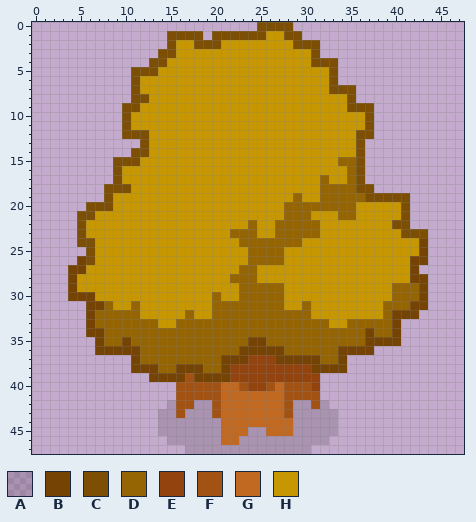
File history of a pixel-art sprite, Roguelike_unity/Assets/Art/Environment/Tree.png. The picture above was drawn from the file before the commit.
The file is 48x48 pixels.
Palette (. is transparent): A #00000023  B #754303  C #7d4f04  D #956403  E #92430e  F #a25313  G #c16921  H #c69700
The same view after the edit:
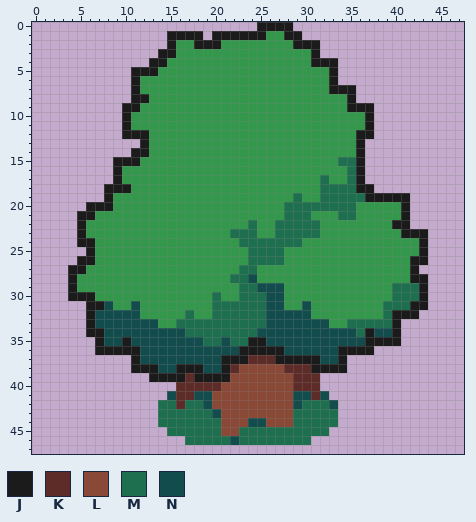
Colours new in this view: J #1b1b1b  K #5d2c28  L #8a4836  M #1e6f50  N #134c4c
Edits made:
@@ palette @@
-H #c69700
+H #33984b
@@ x 0..47 @@
- 0 .........................CCCC...................
- 1 ...............CCCC.CCCCCCHHCC..................
- 2 ...............CHHCCCHHHHHHHHCCC................
- 3 ..............CCHHHHHHHHHHHHHHHC................
- 4 .............CCHHHHHHHHHHHHHHHHCCC..............
- 5 ...........CCCHHHHHHHHHHHHHHHHHHHC..............
- 6 ...........CHHHHHHHHHHHHHHHHHHHHHC..............
- 7 ...........CHHHHHHHHHHHHHHHHHHHHHCCC............
- 8 ...........CCHHHHHHHHHHHHHHHHHHHHHHC............
- 9 ..........CCHHHHHHHHHHHHHHHHHHHHHHHCCC..........
-10 ..........CHHHHHHHHHHHHHHHHHHHHHHHHHHC..........
-11 ..........CHHHHHHHHHHHHHHHHHHHHHHHHHHC..........
-12 ..........CCCHHHHHHHHHHHHHHHHHHHHHHHCC..........
-13 ............CHHHHHHHHHHHHHHHHHHHHHHHC...........
-14 ...........CCHHHHHHHHHHHHHHHHHHHHHHHC...........
-15 .........CCCHHHHHHHHHHHHHHHHHHHHHHDDC...........
-16 .........CHHHHHHHHHHHHHHHHHHHHHHHHHDC...........
-17 .........CHHHHHHHHHHHHHHHHHHHHHHDHHDC...........
-18 ........CCCHHHHHHHHHHHHHHHHHHHHHDDDDCC..........
-19 ........CHHHHHHHHHHHHHHHHHHHHDHHDDDDDCCCCC......
-20 ......CCCHHHHHHHHHHHHHHHHHHHDDDDDDDDHHHHHC......
-21 .....CCHHHHHHHHHHHHHHHHHHHHHDDDHHHDDHHHHHC......
-22 .....CHHHHHHHHHHHHHHHHHHDHHDDDDDHHHHHHHHCC......
-23 .....CHHHHHHHHHHHHHHHHDDDHHDDDDDHHHHHHHHHCCC....
-24 .....CCHHHHHHHHHHHHHHHHDDDDDDDHHHHHHHHHHHHHB....
-25 ......CHHHHHHHHHHHHHHHHHDDDDHHHHHHHHHHHHHHHB....
-26 .....BCHHHHHHHHHHHHHHHHHDDDDHHHHHHHHHHHHHHBB....
-27 ....BBHHHHHHHHHHHHHHHHHDDHHHHHHHHHHHHHHHHHB.....
-28 ....BHHHHHHHHHHHHHHHHHDDDHHHHHHHHHHHHHHHHHBB....
-29 ....BHHHHHHHHHHHHHHHHHHDDDDDHHHHHHHHHHHHDDDB....
-30 ....BBBHHHHHHHHHHHHHDHHDDDDDHHHHHHHHHHHHDDDB....
-31 ......BBDHHDHHHHHHHHDDDDDDDDHHDHHHHHHHHDDDBB....
-32 ......BDDDDDHHHHHDHHDDDDDDDDDDDHHHHHHHHDBBB.....
-33 ......BDDDDDDDHHDDDDDDDDDDDDDDDDDHHDDDDDB.......
-34 ......BBDDDDDDDDDDDDDDDDDDDDDDDDDDDDDBDDB.......
-35 .......BDDBDDDDDDDDDDDDDBBDDDDDDDDDDDBBBB.......
-36 .......BBBBBDDDDDDDDDDDBBBBBDDDDDDBBBB..........
-37 ...........BDDDDDDDDDBBBEEEBBBBBDDB.............
-38 ...........BBBDDBBBDDBEEEEEEEEEBBBB.............
-39 .............BBBBFBBBBEEEEEEEEEE................
-40 ................FFFFFGGFEEFGFFFE................
-41 ................FFFFFGGGGGGGFFFF................
-42 ...............AFFAAFGGGGGGGFAAFA...............
-43 ..............AAFAAAFGGGGGGGFAAAAA..............
-44 ..............AAAAAAAGGGGGGGGAAAAA..............
-45 ..............AAAAAAAGGGAAGGGAAAAA..............
-46 ...............AAAAAAGGAAAAAAAAAA...............
-47 .................AAAAAAAAAAAAAA.................
+ 0 .........................JJJJ...................
+ 1 ...............JJJJ.JJJJJJHHJJ..................
+ 2 ...............JHHJJJHHHHHHHHJJJ................
+ 3 ..............JJHHHHHHHHHHHHHHHJ................
+ 4 .............JJHHHHHHHHHHHHHHHHJJJ..............
+ 5 ...........JJJHHHHHHHHHHHHHHHHHHHJ..............
+ 6 ...........JHHHHHHHHHHHHHHHHHHHHHJ..............
+ 7 ...........JHHHHHHHHHHHHHHHHHHHHHJJJ............
+ 8 ...........JJHHHHHHHHHHHHHHHHHHHHHHJ............
+ 9 ..........JJHHHHHHHHHHHHHHHHHHHHHHHJJJ..........
+10 ..........JHHHHHHHHHHHHHHHHHHHHHHHHHHJ..........
+11 ..........JHHHHHHHHHHHHHHHHHHHHHHHHHHJ..........
+12 ..........JJJHHHHHHHHHHHHHHHHHHHHHHHJJ..........
+13 ............JHHHHHHHHHHHHHHHHHHHHHHHJ...........
+14 ...........JJHHHHHHHHHHHHHHHHHHHHHHHJ...........
+15 .........JJJHHHHHHHHHHHHHHHHHHHHHHMMJ...........
+16 .........JHHHHHHHHHHHHHHHHHHHHHHHHHMJ...........
+17 .........JHHHHHHHHHHHHHHHHHHHHHHMHHMJ...........
+18 ........JJJHHHHHHHHHHHHHHHHHHHHHMMMMJJ..........
+19 ........JHHHHHHHHHHHHHHHHHHHHMHHMMMMMJJJJJ......
+20 ......JJJHHHHHHHHHHHHHHHHHHHMMMMMMMMHHHHHJ......
+21 .....JJHHHHHHHHHHHHHHHHHHHHHMMMHHHMMHHHHHJ......
+22 .....JHHHHHHHHHHHHHHHHHHMHHMMMMMHHHHHHHHJJ......
+23 .....JHHHHHHHHHHHHHHHHMMMHHMMMMMHHHHHHHHHJJJ....
+24 .....JJHHHHHHHHHHHHHHHHMMMMMMMHHHHHHHHHHHHHJ....
+25 ......JHHHHHHHHHHHHHHHHHMMMMHHHHHHHHHHHHHHHJ....
+26 .....JJHHHHHHHHHHHHHHHHHMMMMHHHHHHHHHHHHHHJJ....
+27 ....JJHHHHHHHHHHHHHHHHHMMHHHHHHHHHHHHHHHHHJ.....
+28 ....JHHHHHHHHHHHHHHHHHMMNHHHHHHHHHHHHHHHHHJJ....
+29 ....JHHHHHHHHHHHHHHHHHHMMNNNHHHHHHHHHHHHMMMJ....
+30 ....JJJHHHHHHHHHHHHHMHHMMMNNHHHHHHHHHHHHMMMJ....
+31 ......JJNHHNHHHHHHHHMMMMMMNNHHNHHHHHHHHMMMJJ....
+32 ......JNNNNNHHHHHMHHMMMMMMNNNNNHHHHHHHHMJJJ.....
+33 ......JNNNNNNNHHMMMMMMMMMMNNNNNNNHHMMMMMJ.......
+34 ......JJNNNNNNNNNMMMMMMMMNNNNNNNNNNNMJNNJ.......
+35 .......JNNJNNNNNNNNMMNMMJJNNNNNNNNNNNJJJJ.......
+36 .......JJJJJNNNNNNNNNNNJJJJJNNNNNNJJJJ..........
+37 ...........JNNNNNNNNNJJJKKKJJJJJNNJ.............
+38 ...........JJJNNJJJNNJKLLLLLKKKJJJJ.............
+39 .............JJJJKJJJJLLLLLLLKKK................
+40 ................KKKKKLLLLLLLLKKK................
+41 ...............NKKNNLLLLLLLLLNNKN...............
+42 ..............MMKMMNLLLLLLLLLNMMMN..............
+43 ..............MMMMMMNLLLLLLLLMMMMM..............
+44 ..............MMMMMMMLLLNNLLLMMMMM..............
+45 ...............MMMMMMLLMMMMMMMMMM...............
+46 .................MMMMMNMMMMMMMM.................
+47 ................................................
